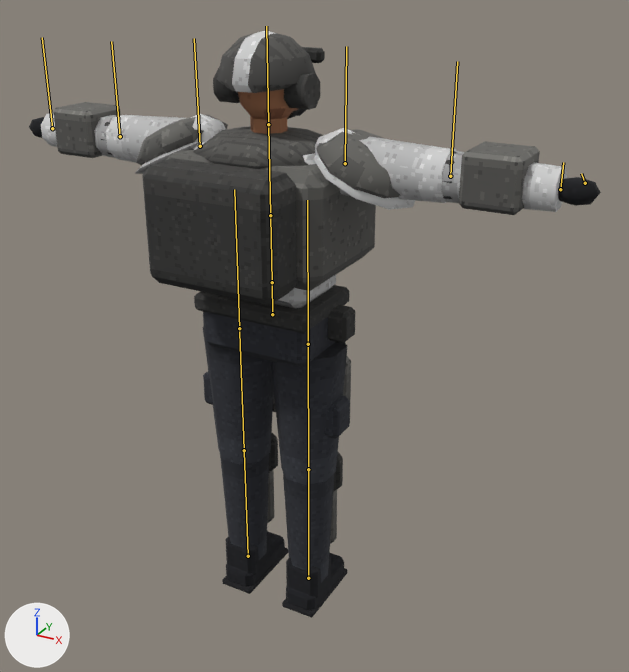
Renders of the glTF model assets/models/crew/bulwark.glb from each side of a commit.
One viewpoint serves both versions: a 50 mm lens placed at (1.34, -2.17, 2.11), pointed at (0.14, 0.02, 1.02). Every picture has the same lights, and +X, +Y and +Z are marked at lower left. The first picture is the older version. The bones that bend it are drawn over the model as lines.

Names of what the first picture shows: 'body'.
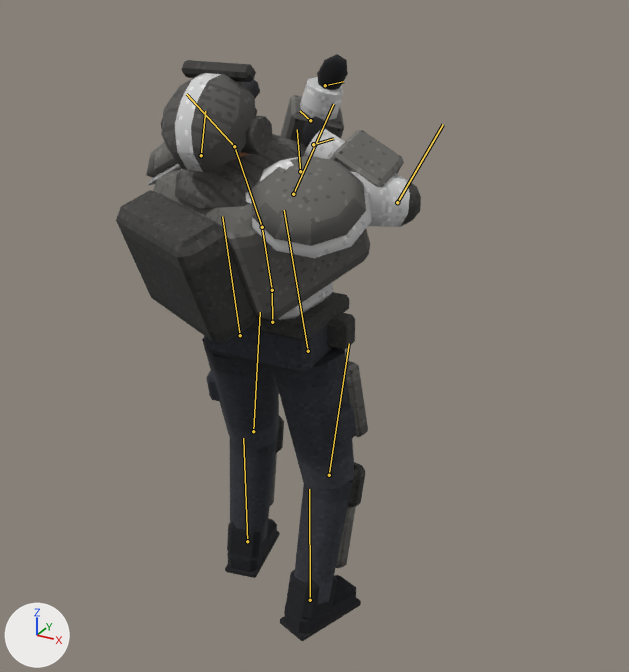
The newer file adds an action. The first version stands in its rest pose; the second is drawn at frame 0 of the action 'aim_smg_u60'.

Location of each change, (x1, y1, x2, y2) in pixels of the pictures (629 x 672 px):
'body', posed (47% narrower): before (29, 31, 601, 618); after (116, 54, 421, 641)
bone 'hips', root to tip: before (272, 314) to (272, 282); after (272, 322) to (272, 290)
bone 'spine', root to tip: before (272, 282) to (270, 215); after (272, 290) to (262, 227)
bone 'chest', root to tip: before (270, 215) to (268, 124); after (262, 227) to (234, 146)
bone 'head', root to tip: before (268, 124) to (266, 26); after (234, 146) to (186, 94)
bone 'upper_arm_l', root to tip: before (200, 146) to (194, 38); after (201, 155) to (205, 111)
bone 'forearm_l', root to tip: before (120, 136) to (111, 41); after (300, 171) to (297, 129)
bone 'hand_l', root to tip: before (52, 128) to (42, 37); after (325, 85) to (343, 81)
bone 'upper_arm_r', root to tip: before (345, 163) to (346, 46); after (293, 194) to (333, 104)
bone 'forearm_r', root to tip: before (450, 176) to (457, 61); after (397, 202) to (443, 124)
bone 'hand_r', root to tip: before (560, 189) to (563, 162); after (313, 144) to (333, 138)
bone 'thigh_l', root to tip: before (239, 328) to (234, 189); after (240, 335) to (222, 216)
bone 'shin_l', root to tip: before (244, 450) to (239, 331); after (253, 431) to (260, 312)
bone 'foot_l', root to tip: before (248, 556) to (244, 450); after (247, 541) to (243, 438)
bone 'thigh_r', root to tip: before (308, 344) to (307, 200); after (308, 351) to (284, 210)
bone 'shin_r', root to tip: before (308, 469) to (308, 347); after (329, 475) to (349, 343)
bone 'foot_r', root to tip: before (308, 578) to (308, 469); after (310, 600) to (309, 489)

The edits, one by one:
Bone 'hips' (bone_hips) moves from (0.0, 0.0, 0.0) to (0.0, -0.025, 0.0).
Bone 'spine' (bone_spine) turns from (0, 0, 0) to (10, -13, 0) degrees about its own x, y and z.
Bone 'chest' (bone_chest) turns from (0, 0, 0) to (10, -12, 0) degrees about its own x, y and z.
Bone 'head' (bone_head) turns from (0, 0, 0) to (29, 24, -7) degrees about its own x, y and z.
Bone 'upper_arm_l' (bone_upper_arm_l) turns from (0, 0, 0) to (-60, -48, 138) degrees about its own x, y and z.
Bone 'forearm_l' (bone_forearm_l) turns from (0, 0, 0) to (0, -87, 0) degrees about its own x, y and z.
Bone 'hand_l' (bone_hand_l) turns from (0, 0, 0) to (21, 16, -11) degrees about its own x, y and z.
Bone 'upper_arm_r' (bone_upper_arm_r) turns from (0, 0, 0) to (-30, 57, -60) degrees about its own x, y and z.
Bone 'forearm_r' (bone_forearm_r) turns from (0, 0, 0) to (0, 137, 0) degrees about its own x, y and z.
Bone 'hand_r' (bone_hand_r) turns from (0, 0, 0) to (20, -63, 23) degrees about its own x, y and z.
Bone 'thigh_l' (bone_thigh_l) turns from (0, 0, 0) to (17, 12, -2) degrees about its own x, y and z.
Bone 'shin_l' (bone_shin_l) turns from (0, 0, 0) to (-25, 0, 0) degrees about its own x, y and z.
Bone 'foot_l' (bone_foot_l) turns from (0, 0, 0) to (7, 0, 2) degrees about its own x, y and z.
Bone 'thigh_r' (bone_thigh_r) turns from (0, 0, 0) to (4, -20, 6) degrees about its own x, y and z.
Bone 'shin_r' (bone_shin_r) turns from (0, 0, 0) to (-22, 0, 0) degrees about its own x, y and z.
Bone 'foot_r' (bone_foot_r) turns from (0, 0, 0) to (16, 2, -6) degrees about its own x, y and z.
